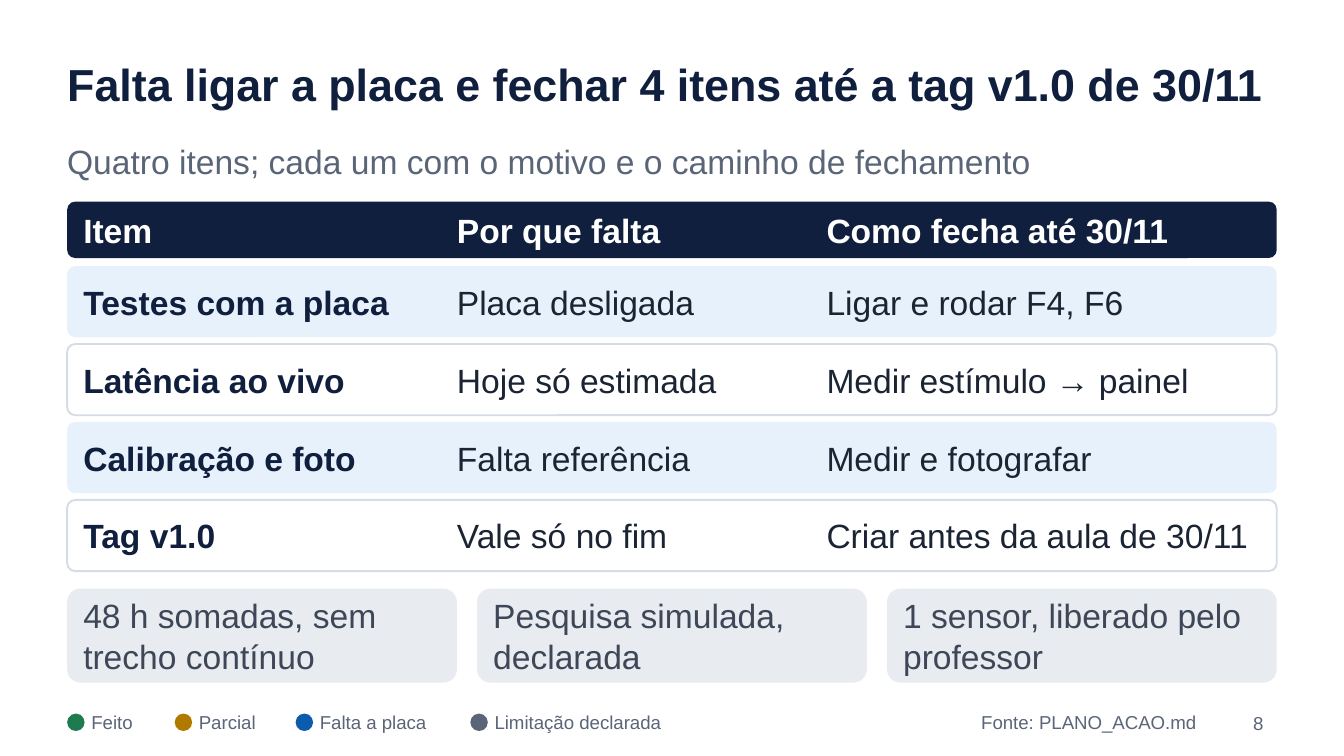
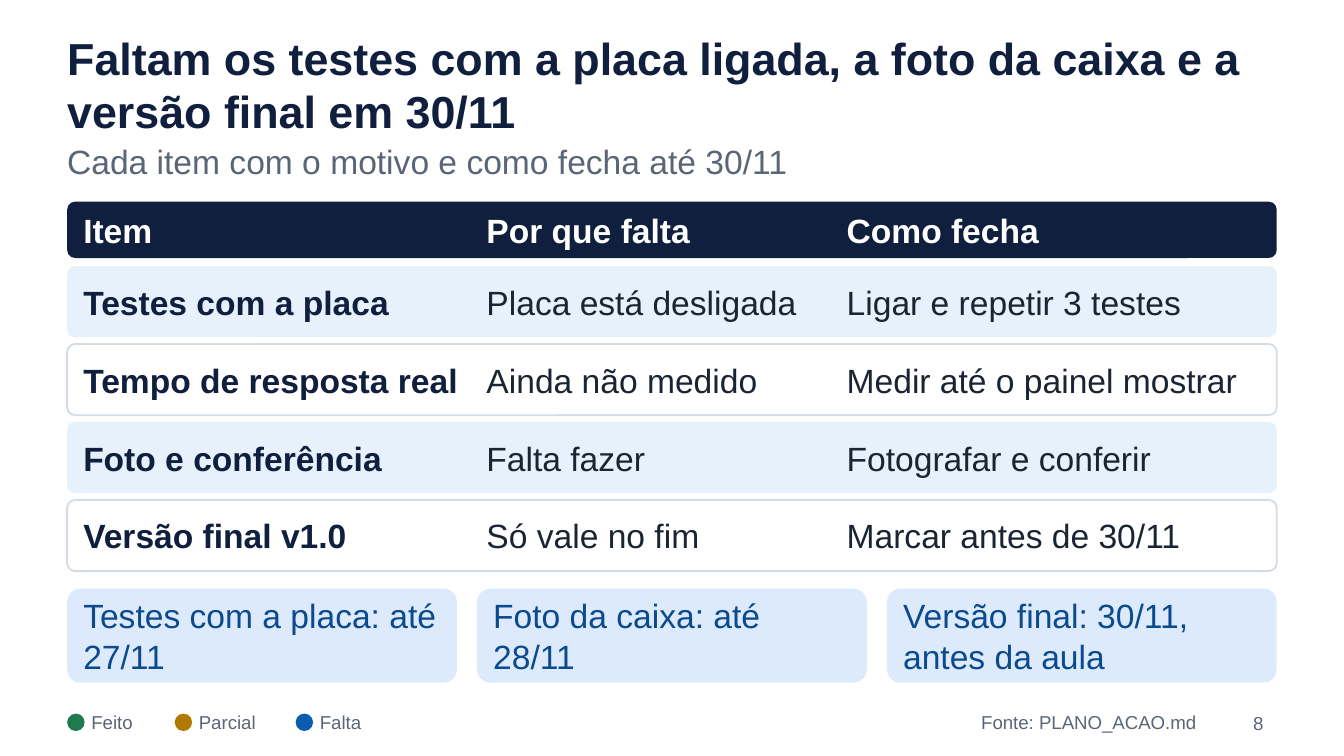
Before and after one commit to mbalbuquerque/projeto-integrador-4-periodo, a slide deck: slide 8 of docs/entrega/apresentacao-23-11.pptx. Drawn at 1344x756 pixels with LibreOffice and Linux fonts; fonts in the diff are those of the drawing. Boxes give left, top, right and bottom in pixels: in the first picture for what was removed or moved away, otherwise in the second. Text is boxed around its words. In the diff, an @@ line names an element or a change of style, - is before the commit and + after.

```diff
--- a/docs/entrega/apresentacao-23-11.pptx
+++ b/docs/entrega/apresentacao-23-11.pptx
@@ title at [67, 42, 1239, 129]: text changed @@
-Falta ligar a placa e fechar 4 itens até a tag v1.0 de 30/11
+Faltam os testes com a placa ligada, a foto da caixa e a versão final em 30/11
@@ text at [67, 149, 787, 175]: text changed @@
-Quatro itens; cada um com o motivo e o caminho de fechamento
+Cada item com o motivo e como fecha até 30/11
@@ text "Por que falta": place and size @@
-text "Por que falta" at [457, 218, 660, 249]
+text "Por que falta" at [486, 218, 690, 249]
@@ text at [847, 218, 1039, 244]: text changed @@
-Como fecha até 30/11
+Como fecha
@@ text at [486, 290, 797, 321]: text changed @@
-Placa desligada
+Placa está desligada
@@ text at [847, 290, 1181, 321]: text changed @@
-Ligar e rodar F4, F6
+Ligar e repetir 3 testes
@@ text at [83, 368, 458, 399]: text changed @@
-Latência ao vivo
+Tempo de resposta real
@@ text at [486, 368, 757, 394]: text changed @@
-Hoje só estimada
+Ainda não medido
@@ text at [847, 368, 1237, 399]: text changed @@
-Medir estímulo → painel
+Medir até o painel mostrar
@@ text at [83, 446, 381, 472]: text changed @@
-Calibração e foto
+Foto e conferência
@@ text at [486, 446, 645, 472]: text changed @@
-Falta referência
+Falta fazer
@@ text at [847, 446, 1151, 477]: text changed @@
-Medir e fotografar
+Fotografar e conferir
@@ text at [83, 523, 346, 549]: text changed @@
-Tag v1.0
+Versão final v1.0
@@ text at [486, 523, 699, 549]: text changed @@
-Vale só no fim
+Só vale no fim
@@ text at [847, 523, 1181, 549]: text changed @@
-Criar antes da aula de 30/11
+Marcar antes de 30/11
@@ fill #E8EBF0 to #DCEAFB in 3 elements at [67, 589, 457, 683], [477, 589, 867, 683], [887, 589, 1277, 683] @@
@@ text at [83, 603, 436, 670]: text changed; text colour #3E4757 to #0B4A8F @@
-48 h somadas, sem trecho contínuo
+Testes com a placa: até 27/11
@@ text at [493, 603, 760, 670]: text changed; text colour #3E4757 to #0B4A8F @@
-Pesquisa simulada, declarada
+Foto da caixa: até 28/11
@@ text at [903, 603, 1188, 670]: text changed; text colour #3E4757 to #0B4A8F @@
-1 sensor, liberado pelo professor
+Versão final: 30/11, antes da aula
@@ text at [320, 715, 361, 729]: text changed @@
-Falta a placa
+Falta
@@ rounded rectangle removed at [470, 714, 488, 731] @@
@@ text removed at [495, 715, 661, 733] @@
-Limitação declarada
```
Also in this commit, not shown: 7 other slides changed, 3 other files.
